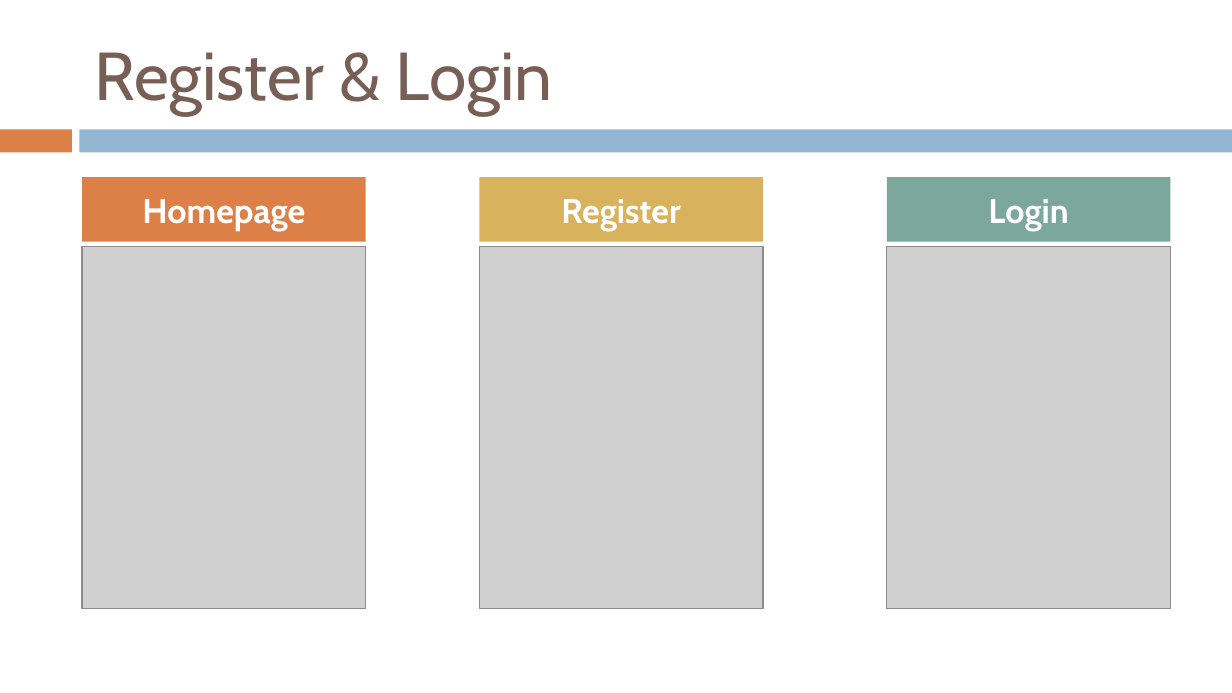
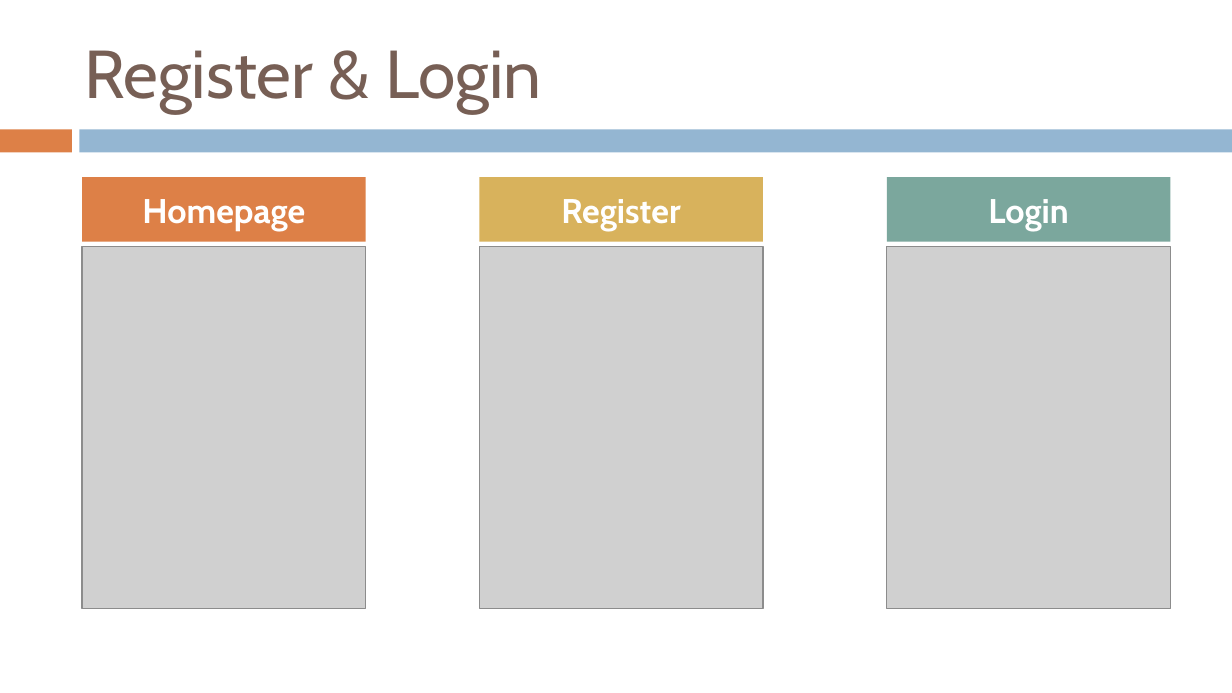
Before and after one commit to gvaccaro21/CS633---Term-Project, a slide deck: slide 21 of Module 5 Deliverables/CS_633_Zac3_term_project_report_module5.pptx. Drawn at 1232x693 pixels with LibreOffice and Linux fonts; fonts in the diff are those of the drawing; grey boxes stand for pictures; background and template pictures are left out. Boxes give left, top, right and bottom in pixels: in the first picture for what was removed or moved away, otherwise in the second. Text is boxed around its words. In the diff, an @@ line names an element or a change of style, - is before the commit and + after.

```diff
--- a/Module 5 Deliverables/CS_633_Zac3_term_project_report_module5.pptx
+++ b/Module 5 Deliverables/CS_633_Zac3_term_project_report_module5.pptx
@@ title "Register & Login": place and size @@
-title "Register & Login" at (95, 52, 553, 115)
+title "Register & Login" at (84, 50, 542, 113)
```
Also in this commit, not shown: 2 other slides changed.
